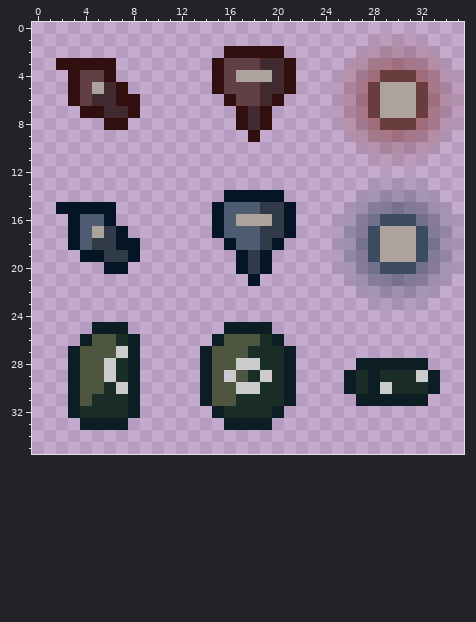
File history of a pixel-art sprite, Assets/Sprites/UI/Player_Body_Greyed.png. The first picture shows the starting point.
The file is 36x36 pixels. Pixels under 10% opacity are left out. Colours within 5 levels of each other are drawn and written as one.
After the commit:
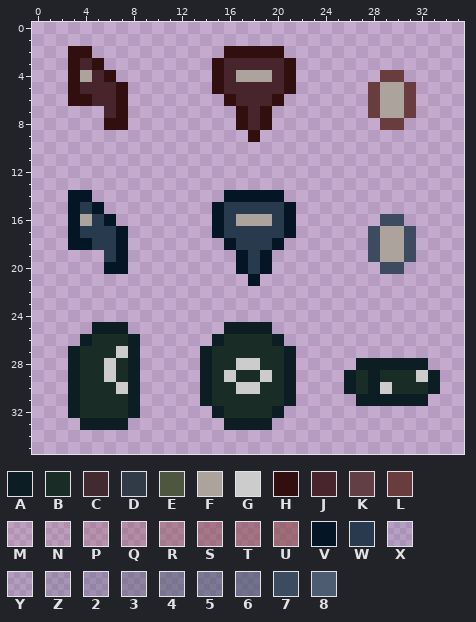
Palette (. is transparent): A #0c1e23  B #192d26  C #422b30  D #303b47  E #4f5640  F #aca39d  G #cccccc  H #310f0f  J #48242c  K #623f45  L #693c3e  M #8844441b  N #88444422  P #8844443b  Q #88444449  R #88444466  S #8844447f  T #88444487  U #8844449a  V #041526  W #283a4e  X #3d4b611b  Y #3d4b6122  Z #3d4b613b  2 #3d4b6149  3 #3d4b6166  4 #3d4b617f  5 #3d4b6187  6 #3d4b619a  7 #3d4b61  8 #4e5c72
Change:
{"y":1,"x":28,"old":"MNNNM","new":"....."}
{"y":2,"x":3,"old":"..","new":"HH"}
{"y":2,"x":27,"old":"NPQQQPN","new":"......."}
{"y":3,"x":2,"old":"H","new":"."}
{"y":3,"x":4,"old":"H","new":"J"}
{"y":3,"x":6,"old":"H","new":"."}
{"y":3,"x":16,"old":"KKKCC","new":"JJJJJ"}
{"y":3,"x":26,"old":"NQRSTSRQN","new":"........."}
{"y":4,"x":4,"old":"KK","new":"FJ"}
{"y":4,"x":16,"old":"K","new":"J"}
{"y":4,"x":20,"old":"C","new":"J"}
{"y":4,"x":25,"old":"MPRU","new":"...."}
{"y":4,"x":31,"old":"LURPM","new":"....."}
{"y":5,"x":4,"old":"KFC","new":"JJJ"}
{"y":5,"x":16,"old":"KKKCC","new":"JJJJJ"}
{"y":5,"x":25,"old":"NQS","new":"..."}
{"y":5,"x":31,"old":"FLSQN","new":"L...."}
{"y":6,"x":4,"old":"KCC","new":"HJJ"}
{"y":6,"x":8,"old":"H","new":"."}
{"y":6,"x":17,"old":"KKC","new":"JJJ"}
{"y":6,"x":25,"old":"NQT","new":"..."}
{"y":6,"x":31,"old":"FLTQN","new":"L...."}
{"y":7,"x":4,"old":"HHCCH","new":"..JH."}
{"y":7,"x":18,"old":"C","new":"J"}
{"y":7,"x":25,"old":"NQS","new":"..."}
{"y":7,"x":31,"old":"FLSQN","new":"L...."}
{"y":8,"x":18,"old":"C","new":"J"}
{"y":8,"x":25,"old":"MPRU","new":"...."}
{"y":8,"x":31,"old":"LURPM","new":"....."}
{"y":9,"x":26,"old":"NQRSTSRQN","new":"........."}
{"y":10,"x":27,"old":"NPQQQPN","new":"......."}
{"y":11,"x":28,"old":"MNNNM","new":"....."}
{"y":13,"x":28,"old":"XYYYX","new":"....."}
{"y":14,"x":3,"old":"..","new":"VV"}
{"y":14,"x":27,"old":"YZ222ZY","new":"......."}
{"y":15,"x":2,"old":"V","new":"."}
{"y":15,"x":4,"old":"V","new":"W"}
{"y":15,"x":6,"old":"V","new":"."}
{"y":15,"x":16,"old":"888DD","new":"WWWWW"}
{"y":15,"x":26,"old":"Y2345432Y","new":"........."}
{"y":16,"x":4,"old":"88","new":"FW"}
{"y":16,"x":16,"old":"8","new":"W"}
{"y":16,"x":20,"old":"D","new":"W"}
{"y":16,"x":25,"old":"XZ36","new":"...."}
{"y":16,"x":31,"old":"763ZX","new":"....."}
{"y":17,"x":4,"old":"8FD","new":"WWW"}
{"y":17,"x":16,"old":"888DD","new":"WWWWW"}
{"y":17,"x":25,"old":"Y24","new":"..."}
{"y":17,"x":31,"old":"F742Y","new":"7...."}
{"y":18,"x":4,"old":"8DD","new":"VWW"}
{"y":18,"x":8,"old":"V","new":"."}
{"y":18,"x":17,"old":"88D","new":"WWW"}
{"y":18,"x":25,"old":"Y25","new":"..."}
{"y":18,"x":31,"old":"F752Y","new":"7...."}
{"y":19,"x":4,"old":"VVDDV","new":"..WV."}
{"y":19,"x":18,"old":"D","new":"W"}
{"y":19,"x":25,"old":"Y24","new":"..."}
{"y":19,"x":31,"old":"F742Y","new":"7...."}
{"y":20,"x":18,"old":"D","new":"W"}
{"y":20,"x":25,"old":"XZ36","new":"...."}
{"y":20,"x":31,"old":"763ZX","new":"....."}
{"y":21,"x":26,"old":"Y2345432Y","new":"........."}
{"y":22,"x":27,"old":"YZ222ZY","new":"......."}
{"y":23,"x":28,"old":"XYYYX","new":"....."}
{"y":26,"x":5,"old":"EE","new":"BB"}
{"y":26,"x":16,"old":"EEE","new":"BBB"}
{"y":27,"x":4,"old":"EEE","new":"BBB"}
{"y":27,"x":15,"old":"EEE","new":"BBB"}
{"y":28,"x":4,"old":"EE","new":"BB"}
{"y":28,"x":15,"old":"EE","new":"BB"}
{"y":29,"x":4,"old":"EE","new":"BB"}
{"y":29,"x":15,"old":"E","new":"B"}
{"y":29,"x":17,"old":"E","new":"B"}
{"y":30,"x":4,"old":"EE","new":"BB"}
{"y":30,"x":15,"old":"EE","new":"BB"}
{"y":31,"x":4,"old":"E","new":"B"}
{"y":31,"x":15,"old":"EE","new":"BB"}
